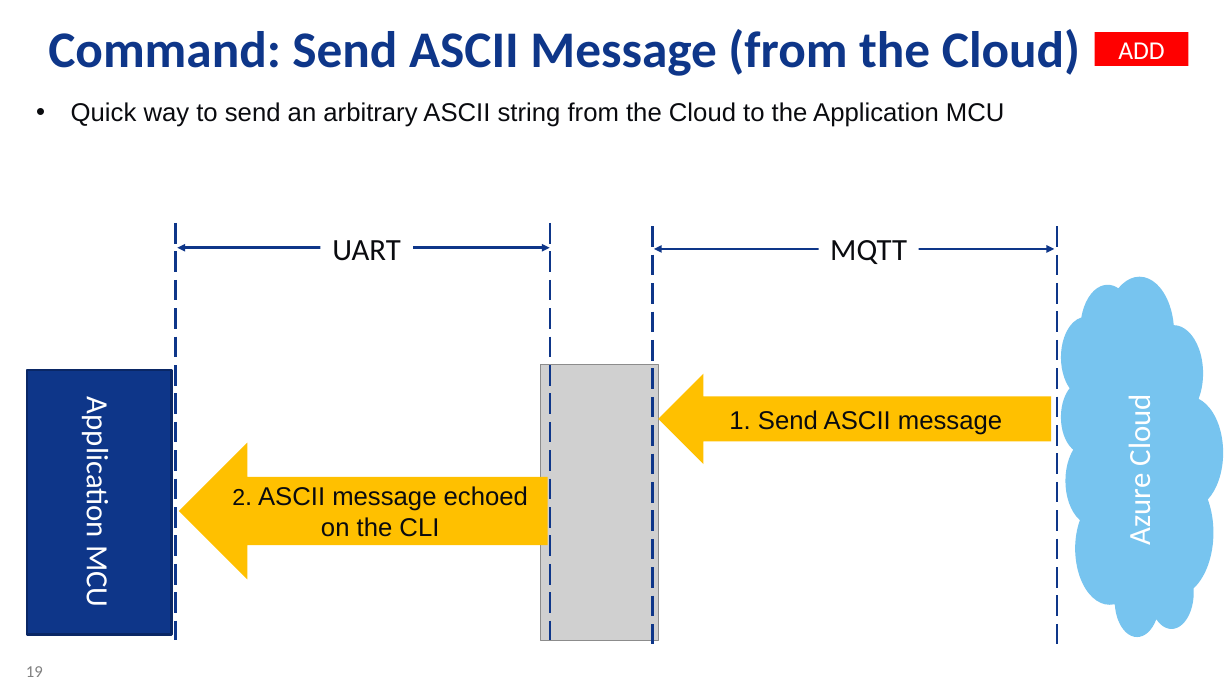
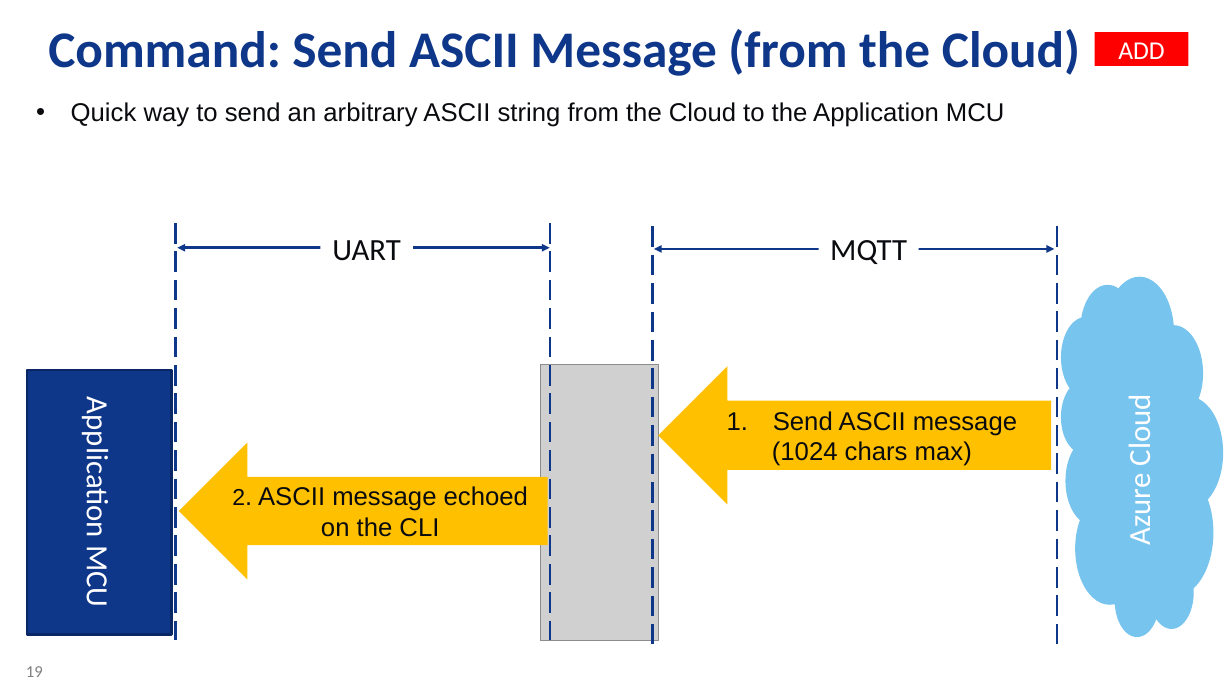
Before and after one commit to daisukeiot/Microchip-SAM-IoT-Wx-1, a slide deck: slide 19 of AO-Smith-MSFT-MCHP-r6.pptx. Drawn at 1232x693 pixels with LibreOffice and Linux fonts; fonts in the diff are those of the drawing; grey boxes stand for pictures; background and template pictures are left out. Boxes give left, top, right and bottom in pixels: in the first picture for what was removed or moved away, otherwise in the second. Text is boxed around its words. In the diff, an @@ line names an element or a change of style, - is before the commit and + after.

```diff
--- a/AO-Smith-MSFT-MCHP-r6.pptx
+++ b/AO-Smith-MSFT-MCHP-r6.pptx
@@ left arrow "Send ASCII message": place and size @@
-left arrow "Send ASCII message" at [658,373,1051,464]
+left arrow "Send ASCII message" at [658,366,1051,505]
@@ text in left arrow at [772,411,1017,466]: text changed @@
-1. Send ASCII message
+1. Send ASCII message
+(1024 chars max)
```
Also in this commit, not shown: 3 other slides changed.
